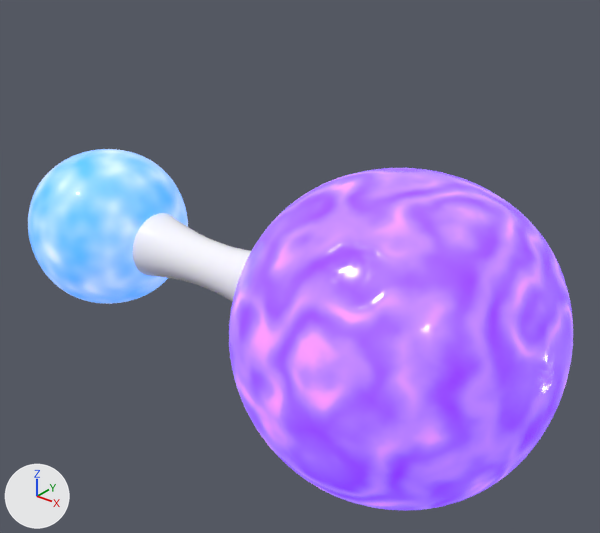
The glTF model models/anorganicke/HI.glb as it was, and as the next commit left it.
The view is the same before and after, from a 50 mm camera at (4.46, -4.6, 3.13) aimed at (0.69, 0.11, 0.21). The axes (+X, +Y, +Z) are drawn at lower left. The lights are the same throughout. Where no turn or scale is listed for an object, it has been applied to the vertices. Vertices at the same position are counted once.

In view in the first picture: 'jednosytne_kyseliny'.
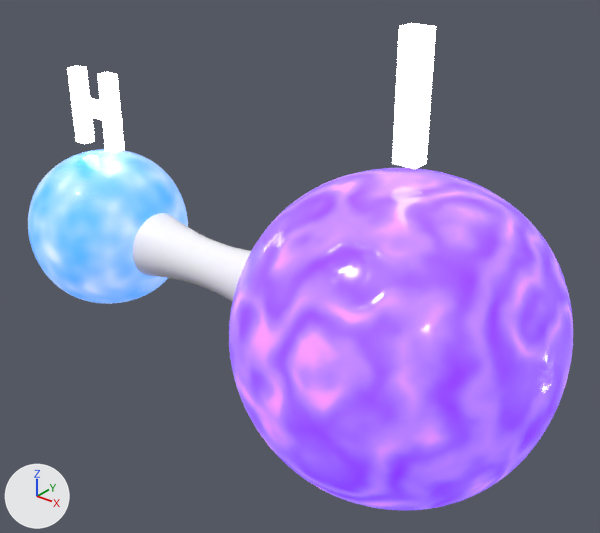
Where the newer file only moved an object's origin or applied its transform, the numbers keep the older frame.

The change, as a list of edits to the scene's bpy script:
```text
Add mat_text:
    mat_text = principled_material('text')
    mat_text.base_color = (0.8, 0.8, 0.8)  # white #e7e7e7
    mat_text.emission_strength = 5.0
Change me_cube_004:
    used by ob_jednosytne_kyseliny; location = (-0.001, 0.0, -0.001)
    remove me_cube_004.from_pydata(...)  # 4420 vertices, 8704 faces; spans x -2.28..2.92, y -1.21..1.21, z -1.21..1.21
    add me_cube_004.from_pydata(...)  # 4444 vertices, 8748 faces; spans x -2.28..2.92, y -1.21..1.21, z -1.21..1.48
    me_cube_004 part 1: a new loose piece of 24 vertices spanning x -1.84..-1.29, y -0.06..0.06, z 0.8..1.48, in mat_text (white #e7e7e7)
    add me_cube_004.materials.append(mat_text)  # white #e7e7e7
Add me_text_004:
    me_text_004.from_pydata(...)  # a box spanning x -0.09..0.09, y -0.072..0.072, z -0.447..0.447
    me_text_004.materials.append(mat_text)  # white #e7e7e7
Add ob_text_004:
    ob_text_004 = bpy.data.objects.new('Text.004', me_text_004)
    ob_text_004.location = (1.714, 0.0, 1.772)
```

Location of each change, (x1, y1, x2, y2) in pixels of the pictures (600 x 533 px):
'jednosytne_kyseliny', reshaped (23% taller)
    before: (28, 149, 573, 511)
    after: (28, 65, 573, 511)
'Text.004', added
    after: (392, 23, 436, 169)
part 1 of me_cube_004, added
    after: (67, 65, 125, 153)
